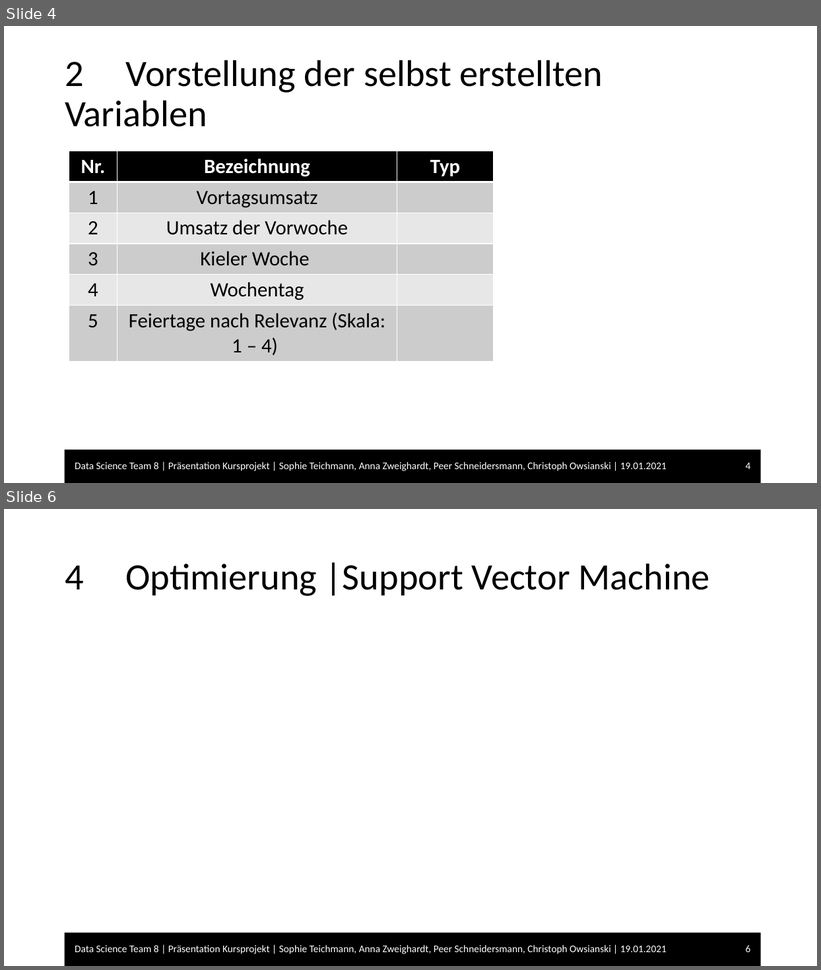
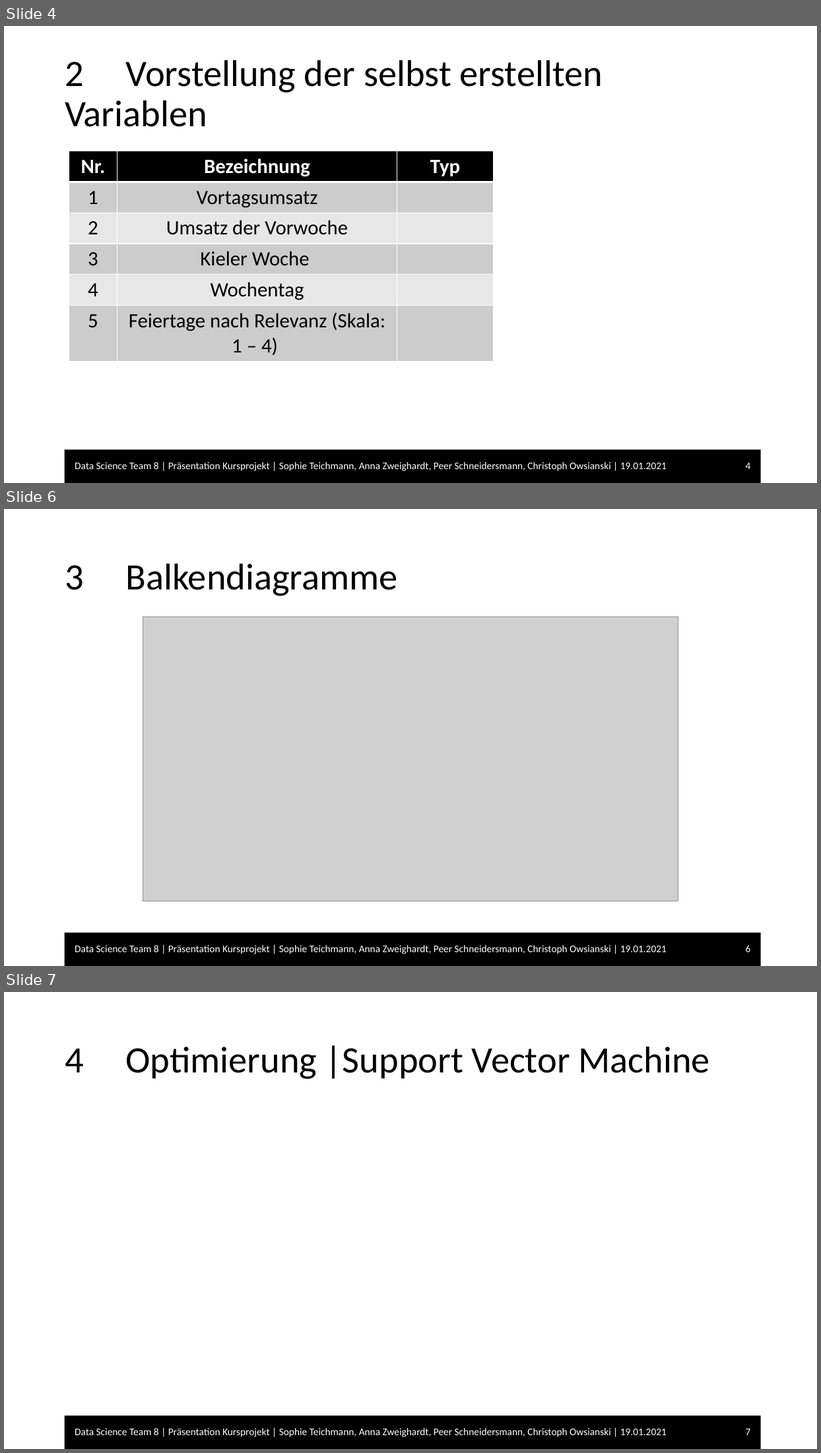
Before and after one commit to christophson3/Data-science-Team-8, a slide deck: Präsentation_Kursprojekt_Team8.pptx. Shown one above the other, each under a label of ours: slides 4 and 6 before the commit, slides 4, 6 and 7 after it; the slides between them are not shown. The pictures are 821x970 and 821x1453 pixels, drawn with LibreOffice and Linux fonts; fonts in the diff are those of the drawing; grey boxes stand for pictures; background and template pictures are left out. Boxes give left, top, right and bottom in pixels: in the first picture for what was removed or moved away, otherwise in the second. Text is boxed around its words. In the diff, an @@ line names an element or a change of style, - is before the commit and + after.

Commit message:
Add files via upload
Peer-Neuste-Version-Mit-BK

```diff
--- a/Präsentation_Kursprojekt_Team8.pptx
+++ b/Präsentation_Kursprojekt_Team8.pptx
@@ slide 6 added at [4, 509, 817, 966], background #FFFFFF; not listed: 1 template element that a slide beside it also shows @@
@@ title added at [65, 563, 397, 596], 44 pt, text #000000 @@
+3 Balkendiagramme
@@ picture added at [143, 617, 678, 902] @@
@@ text added at [75, 945, 667, 955], 12 pt, text #FFFFFF @@
+Data Science Team 8 | Präsentation Kursprojekt | Sophie Teichmann, Anna Zweighardt, Peer Schneidersmann, Christoph Owsianski | 19.01.2021
@@ page number added at [746, 945, 751, 953], 12 pt, text #FFFFFF @@
+6
@@ what was slide 6 is now slide 7 @@
@@ page number at [746, 1429, 751, 1436]: text changed @@
-6
+7
```
Also in this commit, not shown: 2 slides changed.
